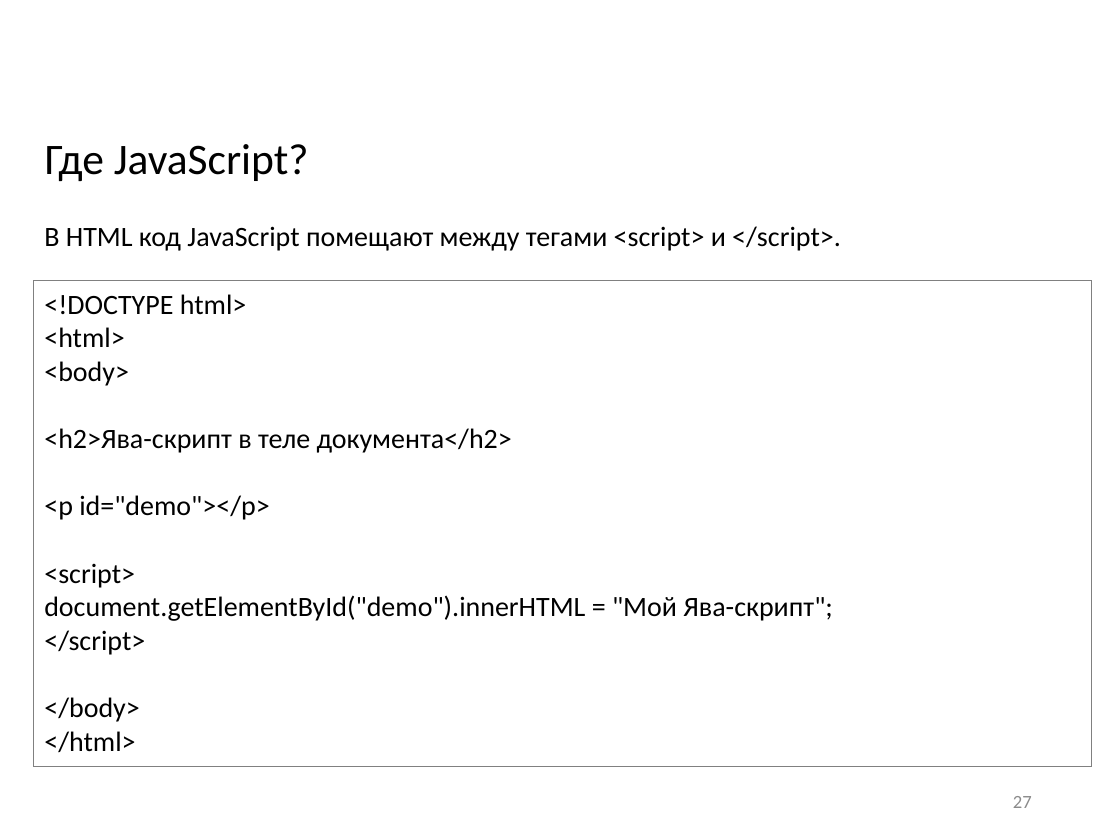
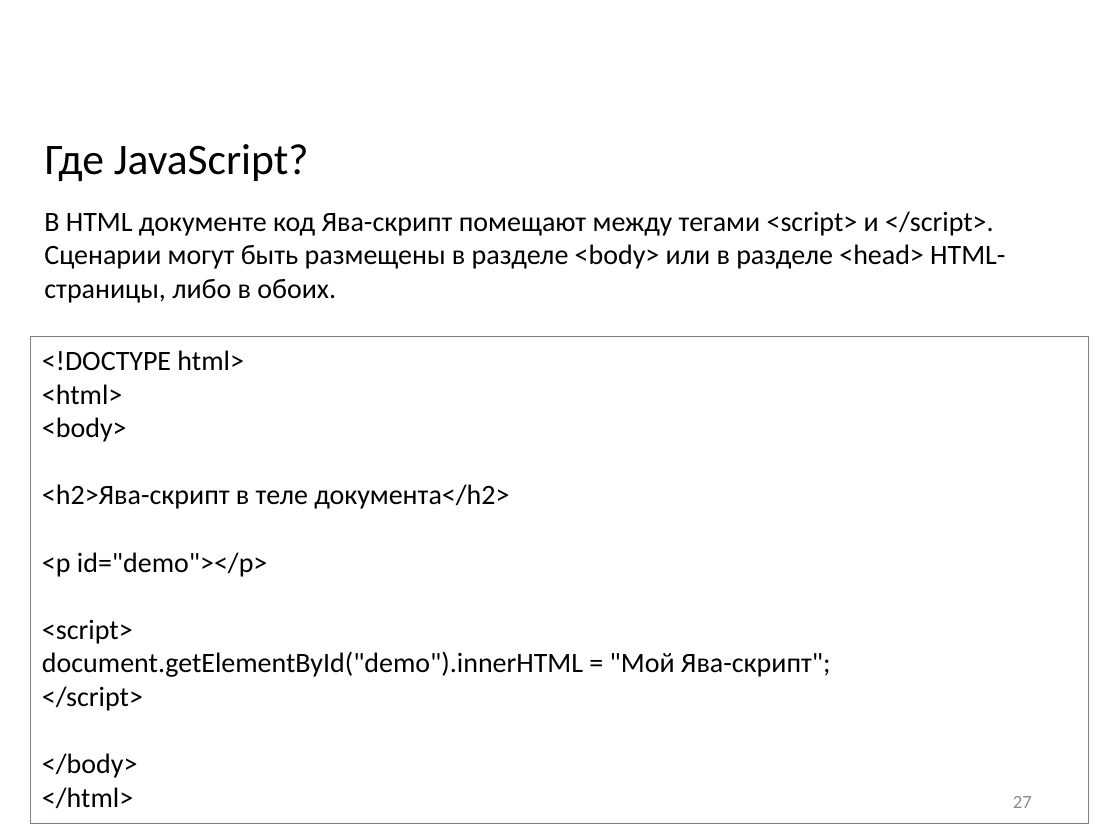
Before and after one commit to mvs0301/TRWP, a slide deck: slide 27 of T1/Семинар 1 Основы.pptx. Drawn at 1120x840 pixels with LibreOffice and Linux fonts; fonts in the diff are those of the drawing; background and template pictures are left out. Boxes give left, top, right and bottom in pixels: in the first picture for what was removed or moved away, otherwise in the second. Text is boxed around its words. In the diff, an @@ line names an element or a change of style, - is before the commit and + after.

```diff
--- a/T1/Семинар 1 Основы.pptx
+++ b/T1/Семинар 1 Основы.pptx
@@ text at [44, 211, 1005, 303]: text changed @@
-В HTML код JavaScript помещают между тегами <script> и </script>.
+В HTML документе код Ява-скрипт помещают между тегами <script> и </script>. Сценарии могут быть размещены в разделе <body> или в разделе <head> HTML-страницы, либо в обоих.
@@ rectangle "<!DOCTYPE html>": place and size @@
-rectangle "<!DOCTYPE html>" at [34, 281, 1092, 767]
+rectangle "<!DOCTYPE html>" at [31, 337, 1090, 823]
```
Also in this commit, not shown: 2 slides added.
